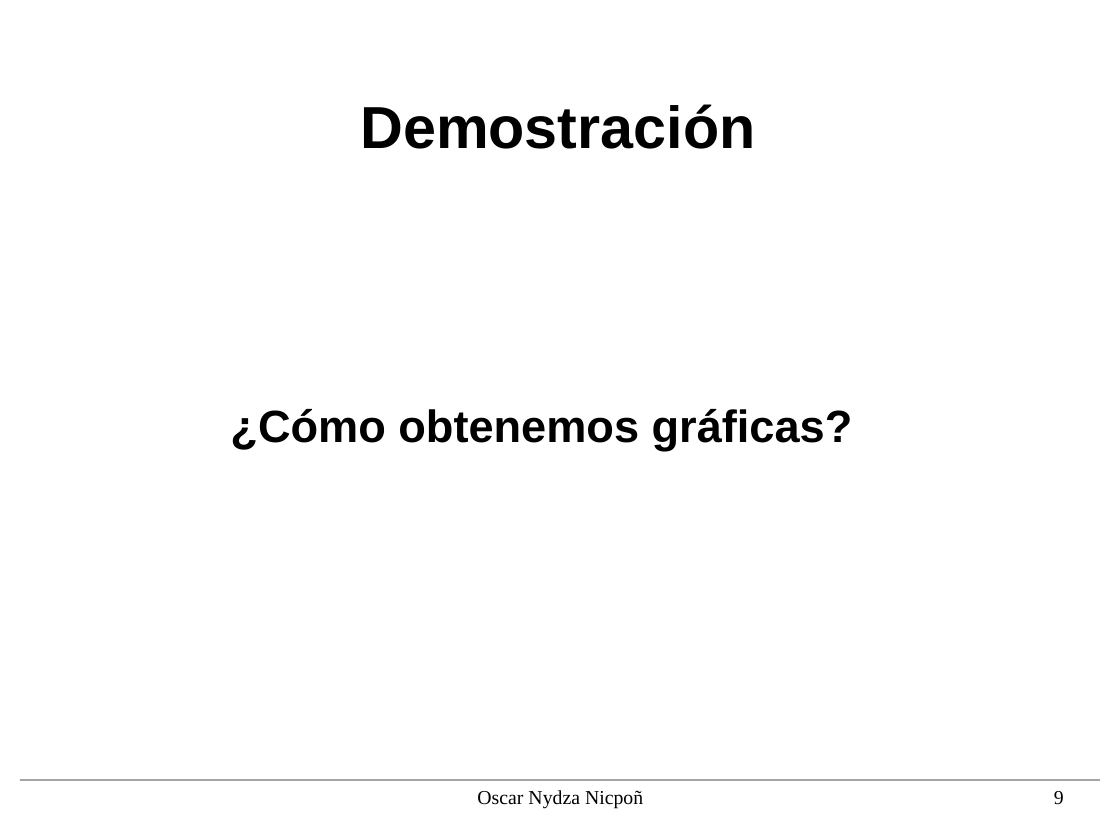
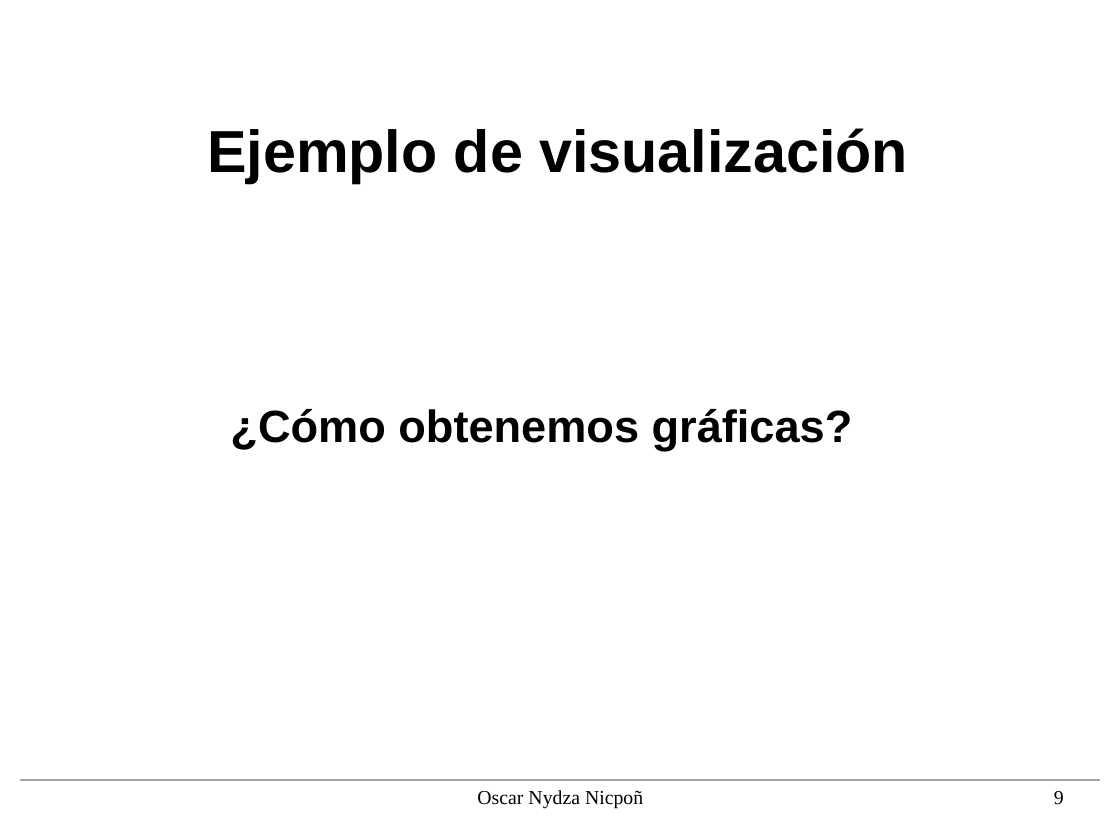
Before and after one commit to nipsn/Spark-TFG, a slide deck: slide 9 of presentacion/diapos.odp. Drawn at 1120x840 pixels with LibreOffice and Linux fonts; fonts in the diff are those of the drawing; background and template pictures are left out. Boxes give left, top, right and bottom in pixels: in the first picture for what was removed or moved away, otherwise in the second. Text is boxed around its words. In the diff, an @@ line names an element or a change of style, - is before the commit and + after.

```diff
--- a/presentacion/diapos.odp
+++ b/presentacion/diapos.odp
@@ title removed at (x1=360, y1=104, x2=755, y2=149) @@
-Demostración
@@ title added at (x1=207, y1=128, x2=908, y2=183), 42 pt, text #000000, bold @@
+Ejemplo de visualización
```
Also in this commit, not shown: 18 other slides changed, 5 slides removed, 1 other file.
